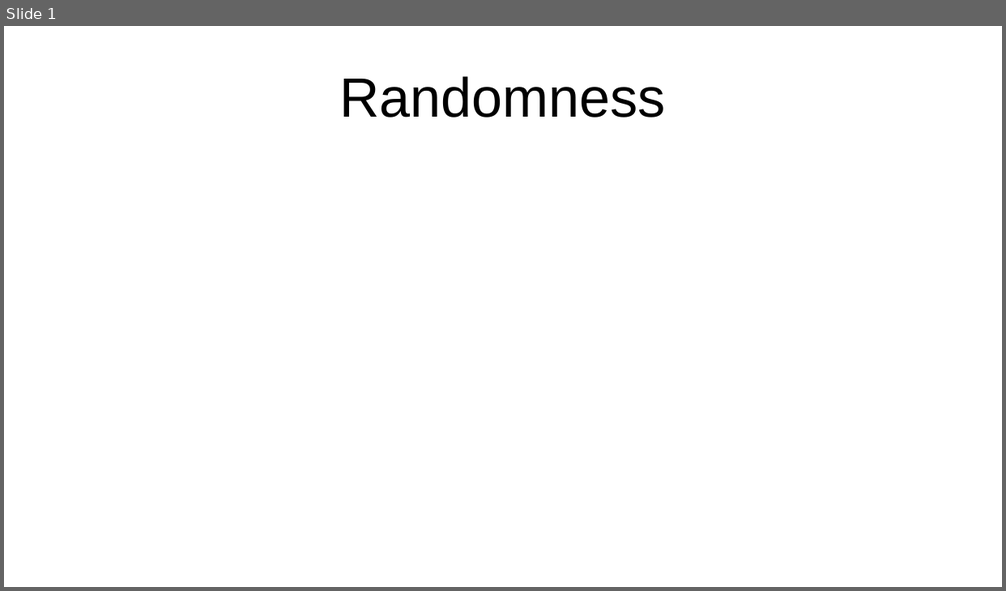
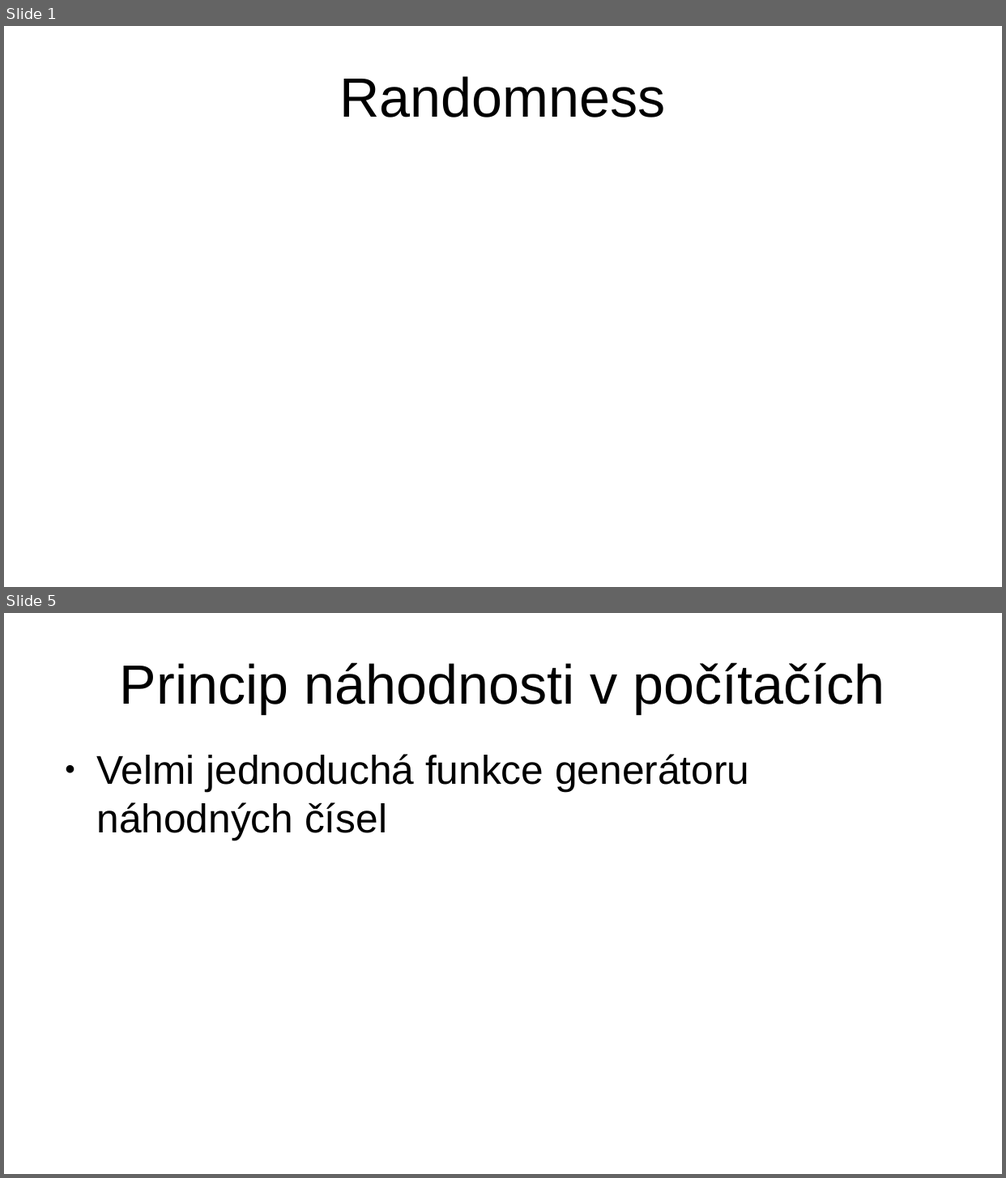
Before and after one commit to hruboson/UTB-PO-RAND, a slide deck: presentation.pptx. Shown one above the other, each under a label of ours: slide 1 before the commit, slides 1 and 5 after it; the slides between them are not shown. The pictures are 1006x591 and 1006x1178 pixels, drawn with LibreOffice and Linux fonts; fonts in the diff are those of the drawing. Boxes give left, top, right and bottom in pixels: in the first picture for what was removed or moved away, otherwise in the second. Text is boxed around its words. In the diff, an @@ line names an element or a change of style, - is before the commit and + after.

```diff
--- a/presentation.pptx
+++ b/presentation.pptx
@@ slide 5 added at (x1=4, y1=613, x2=1002, y2=1174), background #FFFFFF @@
@@ title added at (x1=120, y1=662, x2=884, y2=714), 44 pt, text #000000 @@
+Princip náhodnosti v počítačích
@@ text added at (x1=96, y1=754, x2=749, y2=840), 32 pt, text #000000 @@
+● Velmi jednoduchá funkce generátoru náhodných čísel
```
Also in this commit, not shown: 10 other slides added.
